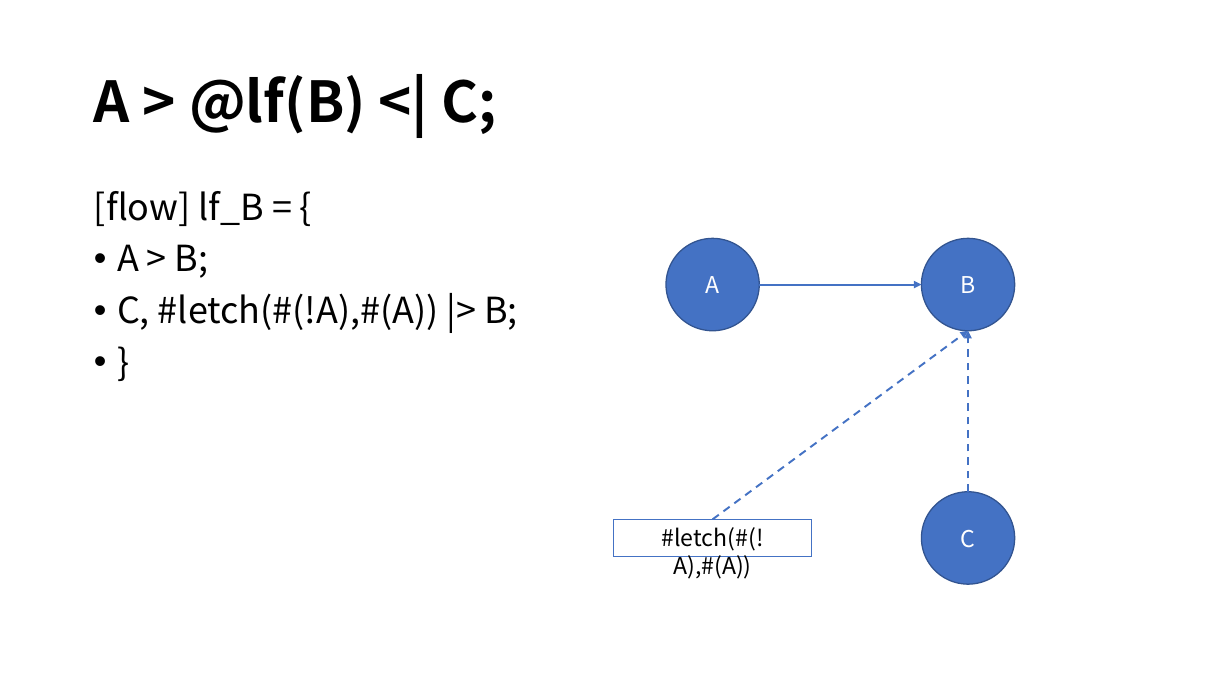
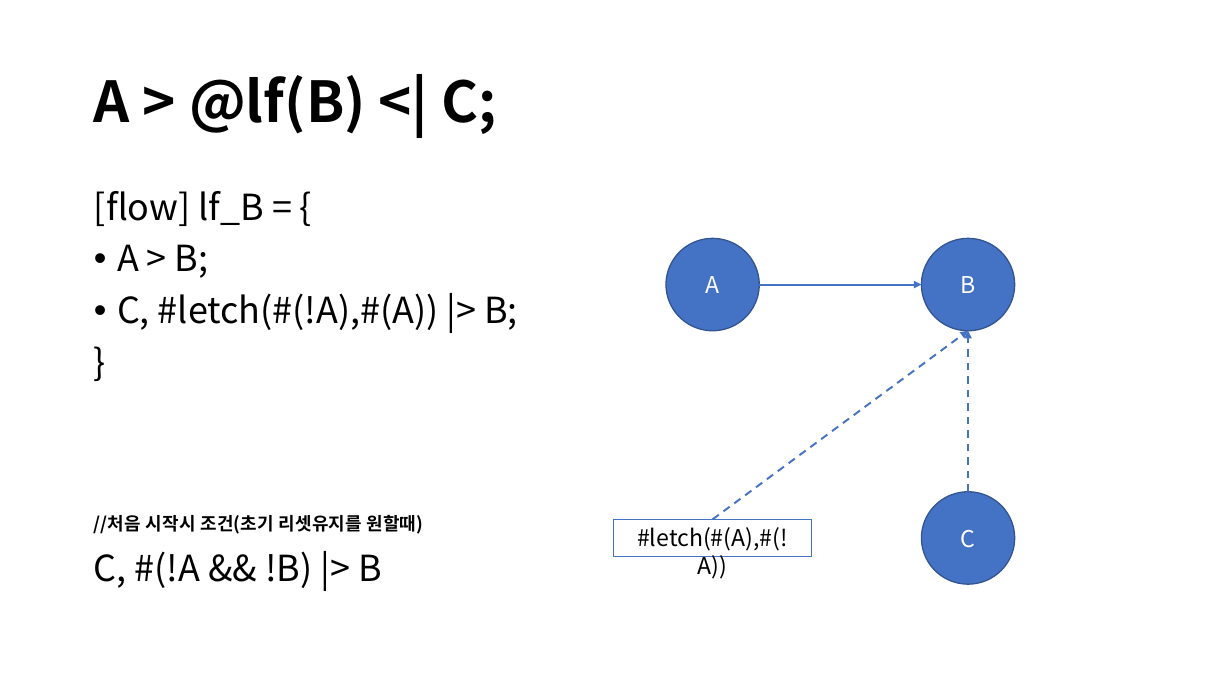
Before and after one commit to DualsoftDev/ds, a slide deck: slide 3 of Doc/PowerPoint/macro.pptx. Drawn at 1232x693 pixels with LibreOffice and Linux fonts; fonts in the diff are those of the drawing. Boxes give left, top, right and bottom in pixels: in the first picture for what was removed or moved away, otherwise in the second. Text is boxed around its words. In the diff, an @@ line names an element or a change of style, - is before the commit and + after.

```diff
--- a/Doc/PowerPoint/macro.pptx
+++ b/Doc/PowerPoint/macro.pptx
@@ text "[flow] lf_B = {" at <box>94,191,518,588</box>: bullet • to none @@
@@ text at <box>94,515,424,588</box>: paragraphs added @@
+//처음 시작시 조건(초기 리셋유지를 원할때)
+C, #(!A && !B) |> B
@@ text in rectangle at <box>637,527,788,579</box>: text changed @@
-#letch(#(!A),#(A))
+#letch(#(A),#(!A))
```
Also in this commit, not shown: 1 other slide changed.
